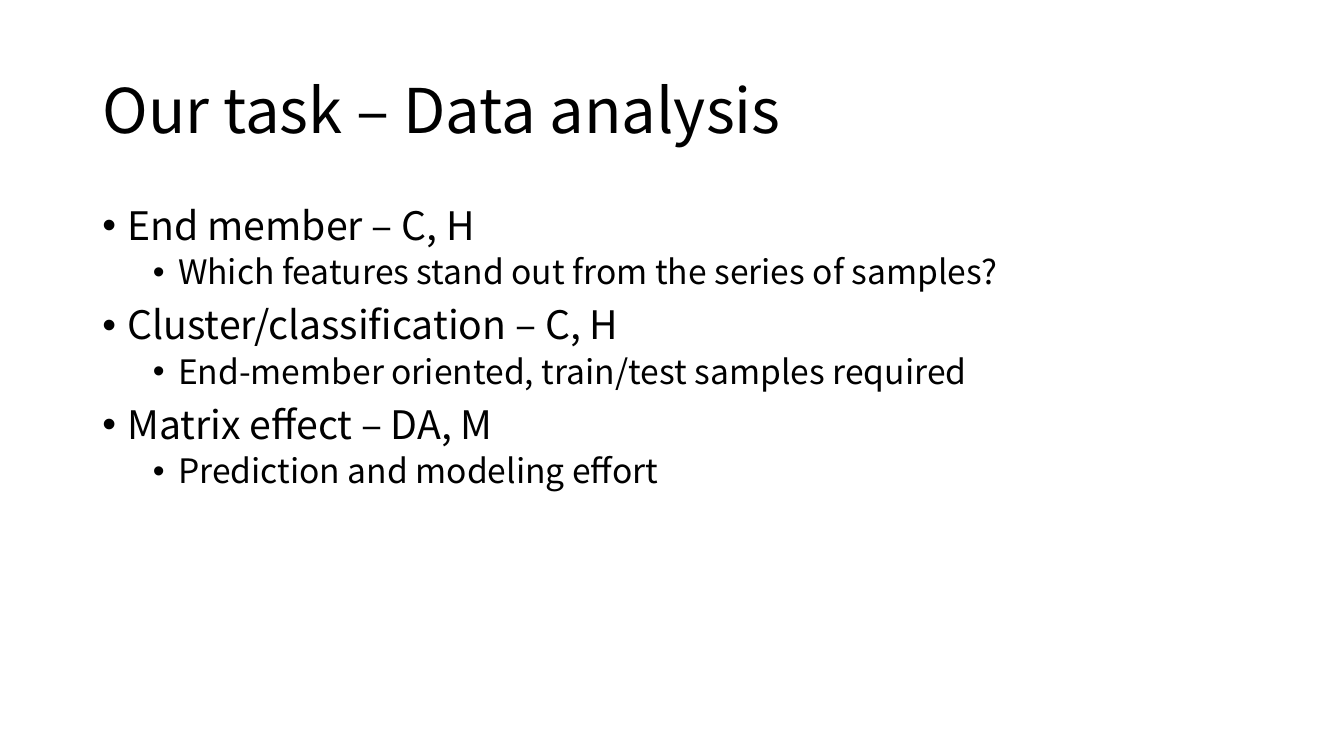
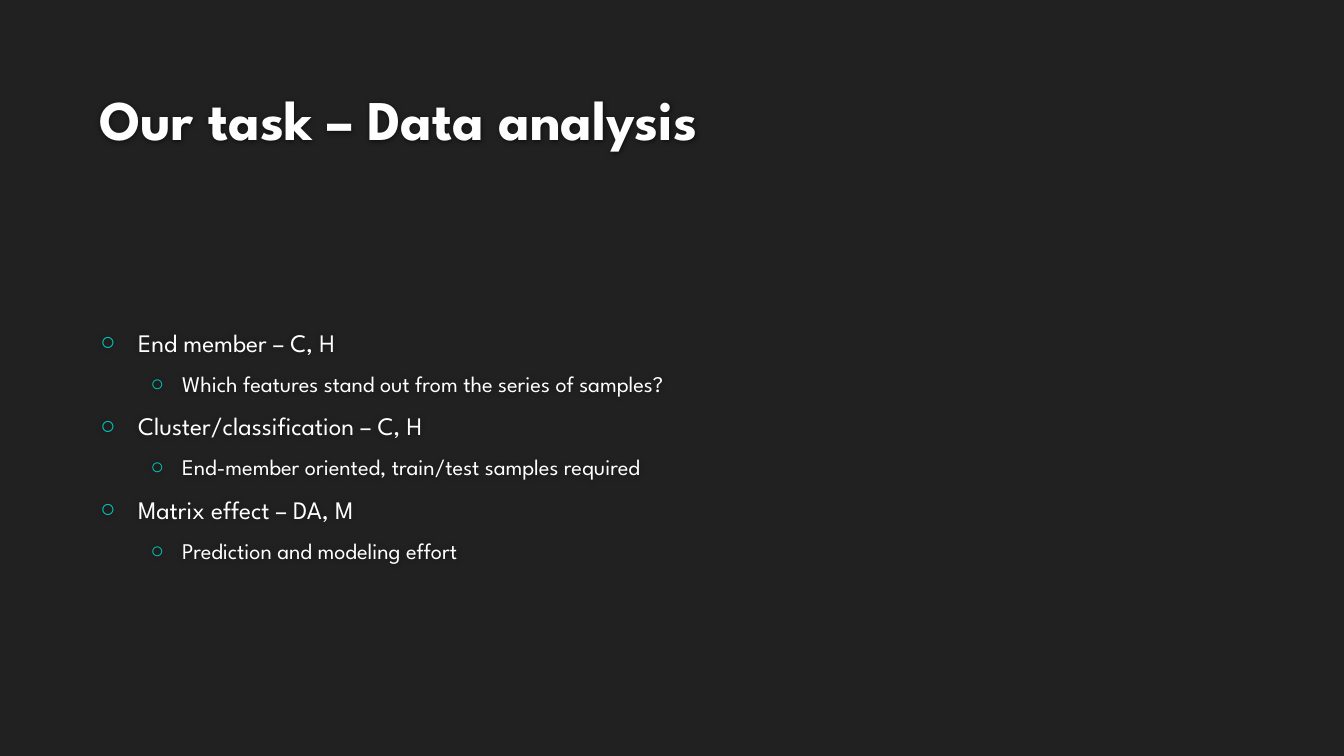
Before and after one commit to XiminHu/mass-suite, a slide deck: slide 4 of doc/20200327 Capstone HRMS.pptx. Drawn at 1344x756 pixels with LibreOffice and Linux fonts; fonts in the diff are those of the drawing; background and template pictures are left out. Boxes give left, top, right and bottom in pixels: in the first picture for what was removed or moved away, otherwise in the second. Text is boxed around its words. In the diff, an @@ line names an element or a change of style, - is before the commit and + after.

```diff
--- a/doc/20200327 Capstone HRMS.pptx
+++ b/doc/20200327 Capstone HRMS.pptx
@@ background #FFFFFF to #212121 @@
@@ title "Our task – Data analysis": place and size @@
-title "Our task – Data analysis" at [102,84,781,148]
+title "Our task – Data analysis" at [99,101,698,152]
@@ title "Our task – Data analysis" at [99,101,698,152]: size 44 to 40 pt, font Noto Sans CJK SC to League Spartan, text colour #000000 to #FEFEFE, bold on; line spacing 0.9 to 1; vertical alignment middle to bottom @@
@@ text "End member – C, H": place and size @@
-text "End member – C, H" at [128,208,998,492]
+text "End member – C, H" at [138,334,663,564]
@@ text "End member – C, H" at [138,334,663,564]: size 28 to 18 pt in "End member – C, H", "Cluster/classification – C, H", "Matrix effect – DA, M"; font Noto Sans CJK SC to League Spartan, text colour #000000 to #FFFFFF; size 24 to 16 pt in "Which features stand out from the series ...", "End-member oriented, train/test samples required", "Prediction and modeling effort"; bullet • to ○; line spacing 0.9 to 1; more space between paragraphs; vertical alignment top to middle @@
```
Also in this commit, not shown: 7 other slides changed, 4 slides added, 3 slides removed, 1 other file.
